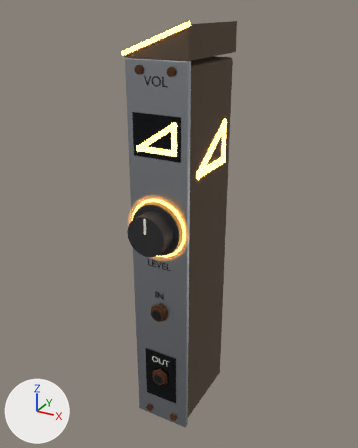
One commit to the glTF model assets/models/modules/volume.glb: the scene before it, then after it.
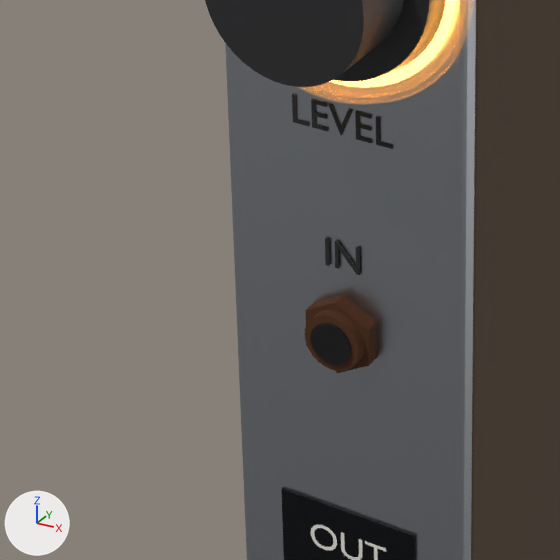
Each version is shown whole from a camera (50 mm lens) standing at (0.74, -1.382, 1.417) and looking at (-0.005, -0.027, 0.74), then close up on the part from 23% to 58% of the width and 53% to 81% of the height. Lighting does not change. The marker at lower left points along +X, +Y and +Z. The first two pictures are the older version. Where no turn or scale is listed for an object, it has been applied to the vertices.

In view in the first close-up: 'Volume_Body', 'Volume_Bushing_in', 'Volume_Faceplate', 'Volume_GainLabel', 'Volume_Hole_in', 'Volume_InLabel', 'Volume_KnobCap', 'Volume_KnobSkirt', 'Volume_LevelRingHaloOuter', 'Volume_Nut_in', 'Volume_OutputPatch' and 1 more.
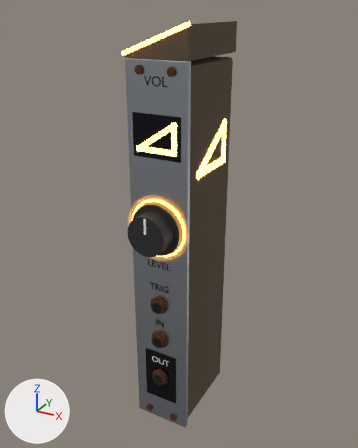
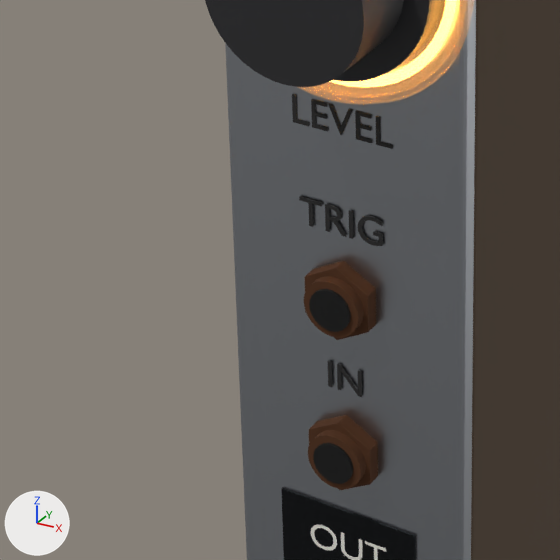
The change, as a diff of the scene's bpy script:
```diff
--- a/assets/models/modules/volume.glb.py
+++ b/assets/models/modules/volume.glb.py
@@ me_volume_triglabeltext @@
+me_volume_triglabeltext.from_pydata(...)  # 416 vertices, 820 faces; spans x -0.0368..0.0351, y -0.0006..0.0006, z -0.0105..0.0133
+me_volume_triglabeltext.materials.append(mat_volume_silkscreen)  # black #212121
@@ ob_volume_bushing_in @@
 ob_volume_bushing_in = bpy.data.objects.new('Volume_Bushing_in', me_volume_bushing_in)
-ob_volume_bushing_in.location = (0.0, -0.18, 0.47)
+ob_volume_bushing_in.location = (0.0, -0.18, 0.36)
@@ ob_volume_hole_in @@
 ob_volume_hole_in = bpy.data.objects.new('Volume_Hole_in', me_volume_hole_in)
-ob_volume_hole_in.location = (0.0, -0.1815, 0.47)
+ob_volume_hole_in.location = (0.0, -0.1815, 0.36)
@@ ob_volume_inlabel @@
 ob_volume_inlabel = bpy.data.objects.new('Volume_InLabel', me_volume_inlabeltext)
-ob_volume_inlabel.location = (0.0, -0.1715, 0.535)
+ob_volume_inlabel.location = (0.0, -0.1715, 0.425)
@@ ob_volume_nut_in @@
 ob_volume_nut_in = bpy.data.objects.new('Volume_Nut_in', me_volume_nut_in)
-ob_volume_nut_in.location = (0.0, -0.176, 0.47)
+ob_volume_nut_in.location = (0.0, -0.176, 0.36)
@@ ob_volume_triglabel @@
+ob_volume_triglabel = bpy.data.objects.new('Volume_TrigLabel', me_volume_triglabeltext)
+ob_volume_triglabel.location = (0.0, -0.1715, 0.565)
@@ ob_volume_nut_trig @@
+ob_volume_nut_trig = bpy.data.objects.new('Volume_Nut_trig', me_volume_nut_in.copy())  # the mesh of ob_volume_nut_in
+ob_volume_nut_trig.location = (0.0, -0.176, 0.5)
@@ ob_volume_hole_trig @@
+ob_volume_hole_trig = bpy.data.objects.new('Volume_Hole_trig', me_volume_hole_in.copy())  # the mesh of ob_volume_hole_in
+ob_volume_hole_trig.location = (0.0, -0.1815, 0.5)
@@ ob_volume_bushing_trig @@
+ob_volume_bushing_trig = bpy.data.objects.new('Volume_Bushing_trig', me_volume_bushing_in.copy())  # the mesh of ob_volume_bushing_in
+ob_volume_bushing_trig.location = (0.0, -0.18, 0.5)
```

Where the change shows, as pixel boxes (x1, y1, x2, y2) in the close-ups (560 x 560 px):
'Volume_Nut_in', moved
    before: (305, 295, 377, 373)
    after: (309, 415, 378, 490)
'Volume_Bushing_in', moved
    before: (304, 310, 364, 371)
    after: (308, 430, 366, 489)
'Volume_Hole_in', moved
    before: (310, 323, 351, 365)
    after: (313, 443, 353, 484)
'Volume_Nut_trig', added (brown)
    after: (305, 261, 376, 340)
'Volume_Bushing_trig', added (brown)
    after: (304, 276, 364, 338)
'Volume_Hole_trig', added (black)
    after: (309, 289, 351, 332)
'Volume_TrigLabel', added (black)
    after: (299, 196, 383, 246)
'Volume_InLabel', moved
    before: (325, 238, 360, 275)
    after: (328, 360, 362, 397)
